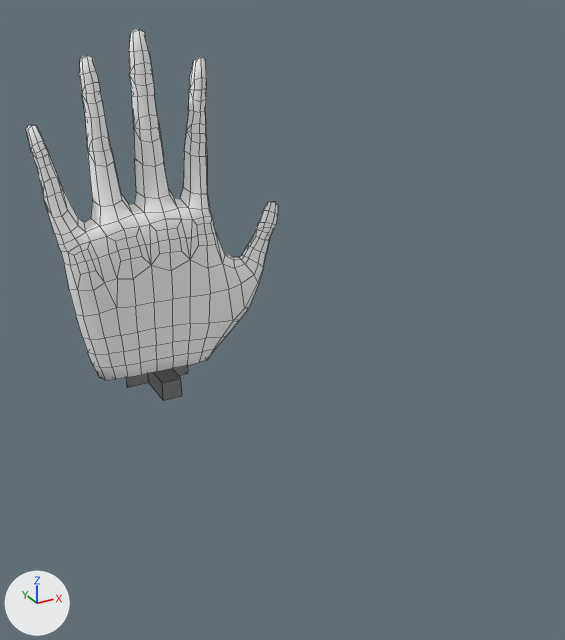
An edit to the FBX model ContiMeta/Assets/TutorialRoom/Animation/RotateViewPoint.fbx, drawn before and after from the same camera.
One viewpoint serves both versions: a camera (50 mm lens) standing at (-13.52, -15.01, 16.0) and looking at (-4.16, 2.01, 7.49). Arrows for +X, +Y and +Z are at lower left; the lights stay in place. Mesh edges are drawn as thin lines. Where no turn or scale is listed for an object, it has been applied to the vertices.

In view in the first picture: 'Cube', 'Hand_Final'.
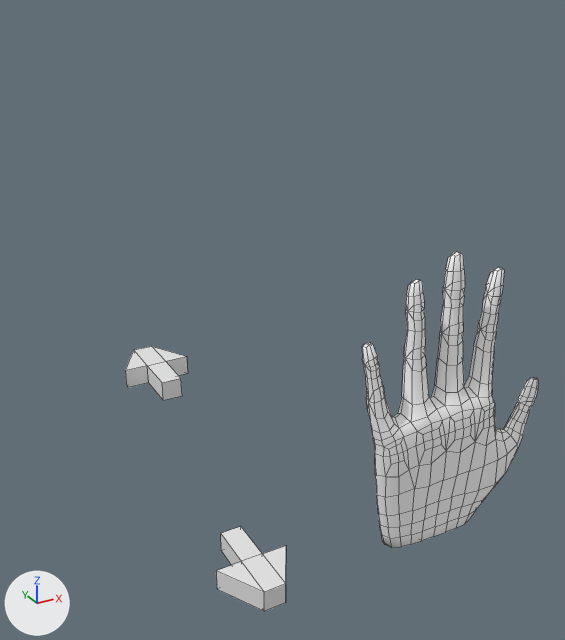
What differs and where, as boxes [x1, y1, x2, y2] in the pictures (565 x 640 px):
'Hand_Final', moved: before [26, 29, 278, 380]; after [362, 252, 538, 548]
'Cube.001', moved, turned (not visible before): after [216, 526, 286, 611]

The edits, one by one:
Object 'Hand_Final' (ob_hand_final) moves from (-6.79, 4.19, 6.11) to (0.2, 0.1, 0.57).
Object 'Cube.001' (ob_cube_001) moves from (-6.99, 4.09, 5.54) to (-6.99, -1.35, 3.01).
Object 'Cube.001' (ob_cube_001) turns from (0, 0, 0) to (0, 0, -180) degrees about x, y and z.
